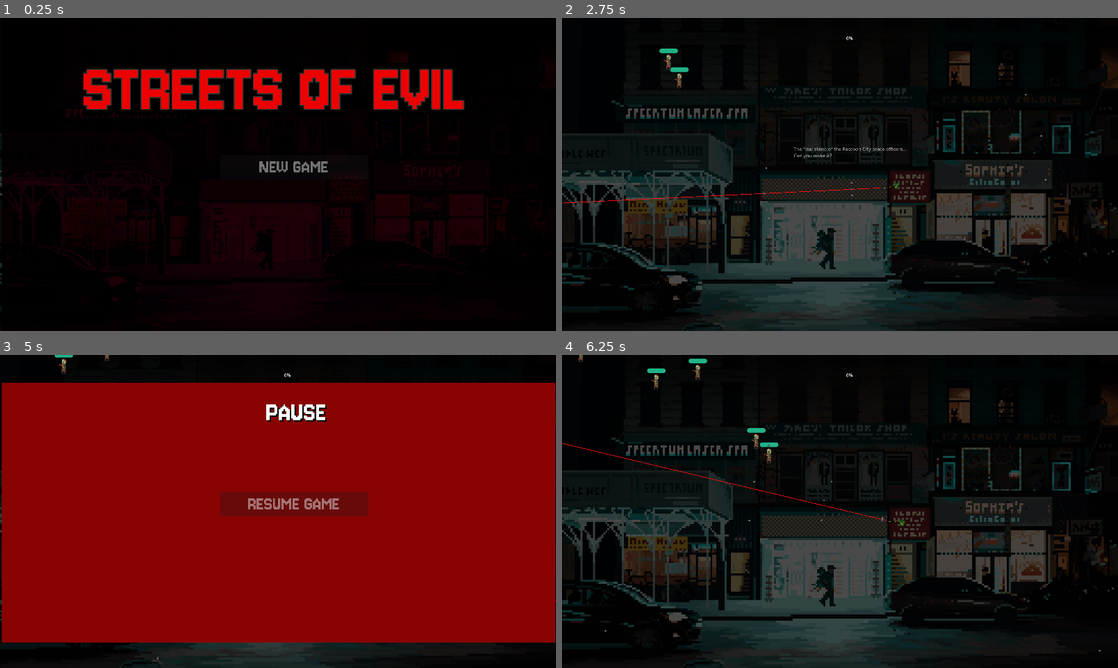
Above: before the commit, frames 1-4 (two rows, left to right).
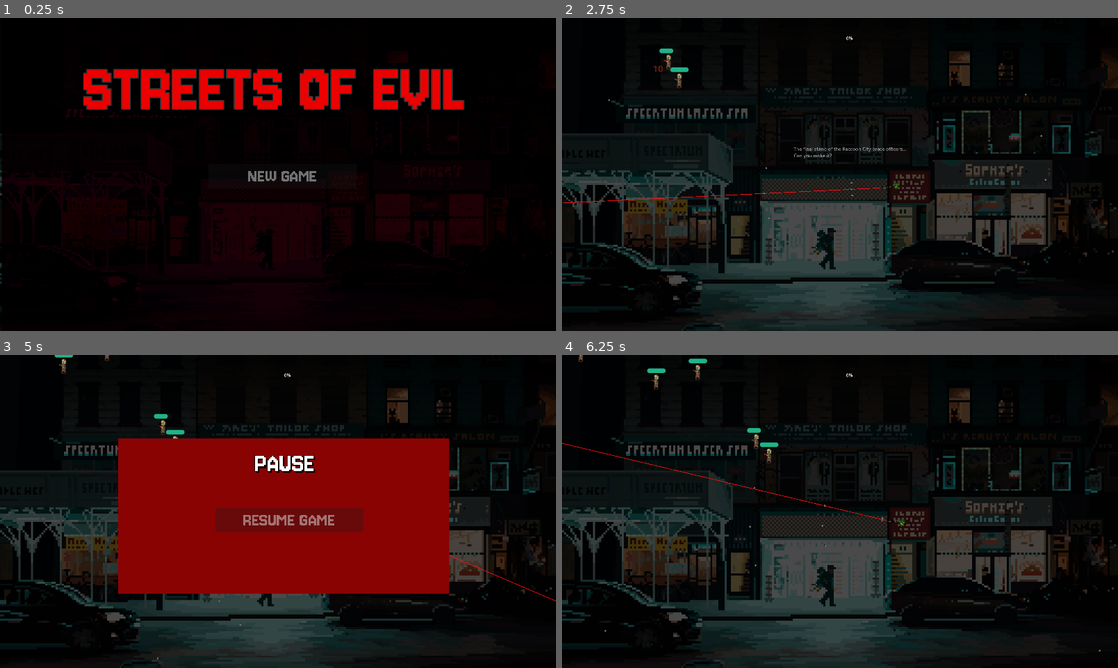
Above: after the commit, the same moments.

Repository: blacksagres/streets-of-evil
Game: Godot game, scene res://world.tscn
The game is run twice, just before and just after one commit, with the same random seed, the same clock (stepped at 60 frames per second) and the same inputs.
Inputs (mouse positions are in pixels of both pictures, inside the frame that each line leads up to):
- Up to frame 1 (0.25 s): no input
- Up to frame 2 (2.75 s): click "NEW GAME" at 0.5 s; tap Enter (ui_accept) at 1.25, 1.52, 2.27 s; move the mouse to (962, 158) at 1.27 s; hold Right (move_right) from 1.28 s (still down); tap Space (shoot) at 1.35, 2.1 s; move the mouse to (728, 190) at 2.02 s
- Up to frame 3 (5 s): move the mouse to (333, 442) at 2.77 s; release Right (move_right) at 2.78 s; hold Left (move_left) 2.78-3.53 s; tap Space (shoot) at 2.85, 3.6, 4.35 s; move the mouse to (250, 574) at 3.52 s; hold Right (move_right) from 3.53 s (still down); tap Enter (ui_accept) at 3.77, 4.52 s; move the mouse to (444, 558) at 4.27 s; tap Escape (pause) at 4.9 s
- Up to frame 4 (6.25 s): release Right (move_right) at 5 s; click "RESUME GAME" at 5 s; move the mouse to (673, 464) at 5.77 s; hold Left (move_left) from 5.78 s (still down); tap Space (shoot) at 5.85 s; tap Enter (ui_accept) at 6.02 s

The runs differ from the first frame. In frame 1, 0.5% of the frame differs, in the area x 44-59%, y 45-53%; in frame 2, less than 0.1%; in frame 3, 57%, in the area x 0-100%, y 8-92%; in frame 4, less than 0.1%.

Commit message:
make level up menu nicer

Diff:
--- /dev/null
+++ b/components/menus/components/increase_fire_rate_boon.tscn
@@ -0,0 +1,12 @@
+[gd_scene load_steps=2 format=3 uid="uid://te7g7gve08e5"]
+
+[ext_resource type="PackedScene" uid="uid://dycepdknp5ji1" path="res://components/menus/components/menu_button.tscn" id="1_g3q0s"]
+
+[node name="IncreaseFireRateBoon" instance=ExtResource("1_g3q0s")]
+
+[node name="Button" parent="." index="0"]
+offset_left = 0.0
+offset_top = 0.0
+offset_right = 512.0
+offset_bottom = 84.0
+text = "+ FIRE RATE"
--- /dev/null
+++ b/components/menus/components/increased_damage_boon.tscn
@@ -0,0 +1,12 @@
+[gd_scene load_steps=2 format=3 uid="uid://o4t55ja4tds3"]
+
+[ext_resource type="PackedScene" uid="uid://dycepdknp5ji1" path="res://components/menus/components/menu_button.tscn" id="1_48sek"]
+
+[node name="IncreasedDamageBoon" instance=ExtResource("1_48sek")]
+
+[node name="Button" parent="." index="0"]
+offset_left = 0.0
+offset_top = 0.0
+offset_right = 512.0
+offset_bottom = 84.0
+text = "+ DAMAGE"
--- /dev/null
+++ b/components/menus/components/increased_movement_speed_boon.tscn
@@ -0,0 +1,8 @@
+[gd_scene load_steps=2 format=3 uid="uid://d3wx6wnayntve"]
+
+[ext_resource type="PackedScene" uid="uid://dycepdknp5ji1" path="res://components/menus/components/menu_button.tscn" id="1_d3yjt"]
+
+[node name="IncreasedMovementSpeedBoon" instance=ExtResource("1_d3yjt")]
+
+[node name="Button" parent="." index="0"]
+text = "+ MOVEMENT SPEED"
--- a/components/menus/components/menu_button.tscn
+++ b/components/menus/components/menu_button.tscn
@@ -37,10 +37,8 @@
 
 [node name="Button" type="Button" parent="."]
 modulate = Color(1, 1, 1, 0.828694)
-offset_left = 760.0
-offset_top = 472.0
-offset_right = 1272.0
-offset_bottom = 556.0
+offset_right = 512.0
+offset_bottom = 84.0
 theme = SubResource("Theme_mpy17")
 theme_override_fonts/font = ExtResource("2_lqclc")
 theme_override_font_sizes/font_size = 70
--- /dev/null
+++ b/components/menus/level_up_menu.gd
@@ -0,0 +1,6 @@
+extends Node2D
+
+
+@onready var increased_damage_boon_button := $IncreasedDamageBoon
+@onready var increased_fire_rate_boon_button := $IncreaseFireRateBoon
+@onready var increased_movement_speed_boon_button := $IncreasedMovementSpeedBoon
--- /dev/null
+++ b/components/menus/level_up_menu.tscn
@@ -0,0 +1,41 @@
+[gd_scene load_steps=6 format=3 uid="uid://w7ycrt0ubv8x"]
+
+[ext_resource type="Script" uid="uid://elgovc6axu6f" path="res://components/menus/level_up_menu.gd" id="1_8mf87"]
+[ext_resource type="FontFile" uid="uid://bm80lk671tqyh" path="res://assets/fonts/Jersey10-Regular.ttf" id="1_klujn"]
+[ext_resource type="PackedScene" uid="uid://o4t55ja4tds3" path="res://components/menus/components/increased_damage_boon.tscn" id="2_8mf87"]
+[ext_resource type="PackedScene" uid="uid://te7g7gve08e5" path="res://components/menus/components/increase_fire_rate_boon.tscn" id="3_xqy05"]
+[ext_resource type="PackedScene" uid="uid://d3wx6wnayntve" path="res://components/menus/components/increased_movement_speed_boon.tscn" id="4_feayh"]
+
+[node name="LevelUpMenu" type="Node2D"]
+process_mode = 2
+script = ExtResource("1_8mf87")
+
+[node name="ColorRect" type="ColorRect" parent="."]
+offset_right = 1180.0
+offset_bottom = 664.0
+color = Color(0.541176, 0.0117647, 0.0117647, 1)
+
+[node name="Label" type="Label" parent="."]
+offset_left = 320.0
+offset_top = 40.0
+offset_right = 850.0
+offset_bottom = 259.0
+theme_override_colors/font_shadow_color = Color(0, 0, 0, 1)
+theme_override_colors/font_outline_color = Color(0, 0, 0, 1)
+theme_override_constants/shadow_offset_x = 3
+theme_override_constants/shadow_offset_y = 3
+theme_override_constants/outline_size = 3
+theme_override_fonts/font = ExtResource("1_klujn")
+theme_override_font_sizes/font_size = 100
+text = "LEVEL UP!
+CHOOSE A BOON:"
+horizontal_alignment = 1
+
+[node name="IncreasedDamageBoon" parent="." instance=ExtResource("2_8mf87")]
+position = Vector2(328, 536)
+
+[node name="IncreaseFireRateBoon" parent="." instance=ExtResource("3_xqy05")]
+position = Vector2(328, 416)
+
+[node name="IncreasedMovementSpeedBoon" parent="." instance=ExtResource("4_feayh")]
+position = Vector2(328, 304)
--- a/components/menus/pause_menu.tscn
+++ b/components/menus/pause_menu.tscn
@@ -9,17 +9,15 @@
 script = ExtResource("1_r61go")
 
 [node name="ColorRect" type="ColorRect" parent="."]
-offset_left = 6.0
-offset_top = 96.0
-offset_right = 1918.0
-offset_bottom = 992.0
+offset_right = 1143.0
+offset_bottom = 536.0
 color = Color(0.541176, 0.0117647, 0.0117647, 1)
 
 [node name="Label" type="Label" parent="."]
-offset_left = 920.0
-offset_top = 144.0
-offset_right = 1129.0
-offset_bottom = 252.0
+offset_left = 472.0
+offset_top = 32.0
+offset_right = 681.0
+offset_bottom = 140.0
 theme_override_colors/font_shadow_color = Color(0, 0, 0, 1)
 theme_override_colors/font_outline_color = Color(0, 0, 0, 1)
 theme_override_constants/shadow_offset_x = 5
@@ -30,3 +28,4 @@
 text = "PAUSE"
 
 [node name="ResumeGameButton" parent="." instance=ExtResource("3_p2qrp")]
+position = Vector2(336, 240)
--- a/components/menus/start_menu.tscn
+++ b/components/menus/start_menu.tscn
@@ -33,3 +33,4 @@
 text = "STREETS OF EVIL"
 
 [node name="NewGameButton" parent="." instance=ExtResource("4_wqopl")]
+position = Vector2(720, 504)
--- a/world.gd
+++ b/world.gd
@@ -14,9 +14,7 @@
 
 @onready var level_up_menu := $Menus/LevelUpMenu
 
-@onready var fire_rate_boon := $Menus/LevelUpMenu/FireRateBoon
-@onready var damage_boon := $Menus/LevelUpMenu/DamageBoon
-@onready var movement_speed_boon := $Menus/LevelUpMenu/MovementSpeedBoon
+
 
 # Called when the node enters the scene tree for the first time.
 func _ready() -> void:
@@ -33,16 +31,12 @@
 
 	# Hidden by default
 	level_up_menu.visible = false
-	#level_up_menu.z_index = 1000
-
-	fire_rate_boon.process_mode = Node.PROCESS_MODE_ALWAYS
-	damage_boon.process_mode = Node.PROCESS_MODE_ALWAYS
-	movement_speed_boon.process_mode = Node.PROCESS_MODE_ALWAYS
+	level_up_menu.z_index = -GameConstants.MENU_Z_INDEX
 
 	# Boons callback setup
-	fire_rate_boon.connect("pressed", on_fire_rate_boon_clicked)
-	damage_boon.connect("pressed", on_damage_boon_clicked)
-	movement_speed_boon.connect("pressed", on_movement_speed_boon_clicked)
+	level_up_menu.increased_damage_boon_button.on_click = on_damage_boon_clicked
+	level_up_menu.increased_fire_rate_boon_button.on_click = on_fire_rate_boon_clicked
+	level_up_menu.increased_movement_speed_boon_button.on_click = on_movement_speed_boon_clicked
 
 	GameStateManager.game_state_changed.connect(_on_game_state_changed)
 
@@ -83,6 +77,7 @@
 
 func on_player_level_up() -> void:
 	get_tree().paused = true
+	level_up_menu.z_index = GameConstants.MENU_Z_INDEX
 	level_up_menu.visible = true
 
 func on_player_status_increased(_status: Dictionary) -> void:
--- a/world.tscn
+++ b/world.tscn
@@ -1,10 +1,11 @@
-[gd_scene load_steps=11 format=3 uid="uid://cfm1g0c2lt806"]
+[gd_scene load_steps=12 format=3 uid="uid://cfm1g0c2lt806"]
 
 [ext_resource type="Script" uid="uid://dlbrtbpmsfujf" path="res://world.gd" id="1_aqk2v"]
 [ext_resource type="PackedScene" uid="uid://cleasu8qoohko" path="res://characters/player/player.tscn" id="1_f3sb7"]
 [ext_resource type="Texture2D" uid="uid://dl5pmj3xjvpde" path="res://assets/pixel-art-street-test.jpg" id="1_tlwt5"]
 [ext_resource type="PackedScene" uid="uid://csw4bw3qe8a6s" path="res://characters/enemy.tscn" id="2_036b0"]
 [ext_resource type="PackedScene" uid="uid://dgqbjsucu2qbf" path="res://components/menus/start_menu.tscn" id="5_036b0"]
+[ext_resource type="PackedScene" uid="uid://w7ycrt0ubv8x" path="res://components/menus/level_up_menu.tscn" id="5_pkg7o"]
 [ext_resource type="PackedScene" uid="uid://ku0umq8lpd4n" path="res://components/menus/pause_menu.tscn" id="6_dwbse"]
 
 [sub_resource type="Curve2D" id="Curve2D_tlwt5"]
@@ -61,43 +62,8 @@
 
 [node name="Menus" type="Node2D" parent="."]
 
-[node name="LevelUpMenu" type="Node2D" parent="Menus"]
-visible = false
-
-[node name="ColorRect" type="ColorRect" parent="Menus/LevelUpMenu"]
-offset_left = 832.0
-offset_top = 424.0
-offset_right = 1168.0
-offset_bottom = 648.0
-
-[node name="RichTextLabel" type="RichTextLabel" parent="Menus/LevelUpMenu"]
-offset_left = 888.0
-offset_top = 432.0
-offset_right = 1112.0
-offset_bottom = 488.0
-theme_override_colors/default_color = Color(0, 0, 0, 1)
-text = "LEVEL UP! CHOOSE A BOON:"
-
-[node name="FireRateBoon" type="Button" parent="Menus/LevelUpMenu"]
-offset_left = 896.0
-offset_top = 480.0
-offset_right = 1088.0
-offset_bottom = 511.0
-text = "INCREASE FIRE RATE"
-
-[node name="DamageBoon" type="Button" parent="Menus/LevelUpMenu"]
-offset_left = 896.0
-offset_top = 520.0
-offset_right = 1088.0
-offset_bottom = 551.0
-text = "INCREASE DAMAGE"
-
-[node name="MovementSpeedBoon" type="Button" parent="Menus/LevelUpMenu"]
-offset_left = 896.0
-offset_top = 560.0
-offset_right = 1088.0
-offset_bottom = 591.0
-text = "INCREASE MOVE SPEED"
+[node name="LevelUpMenu" parent="Menus" instance=ExtResource("5_pkg7o")]
+position = Vector2(360, 240)
 
 [node name="StartMenu" parent="Menus" instance=ExtResource("5_036b0")]
 process_mode = 2
@@ -106,6 +72,7 @@
 [node name="PauseMenu" parent="Menus" instance=ExtResource("6_dwbse")]
 process_mode = 3
 visible = false
+position = Vector2(408, 288)
 
 [node name="ExperienceGauge" type="ProgressBar" parent="."]
 offset_left = 64.0
Not shown, added: components/menus/level_up_menu.gd.uid
